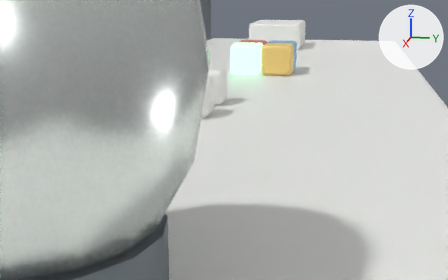
The glTF model asset_packs/mars_recreation_v1/models/games_shelf.glb as it was, and as the next commit left it.
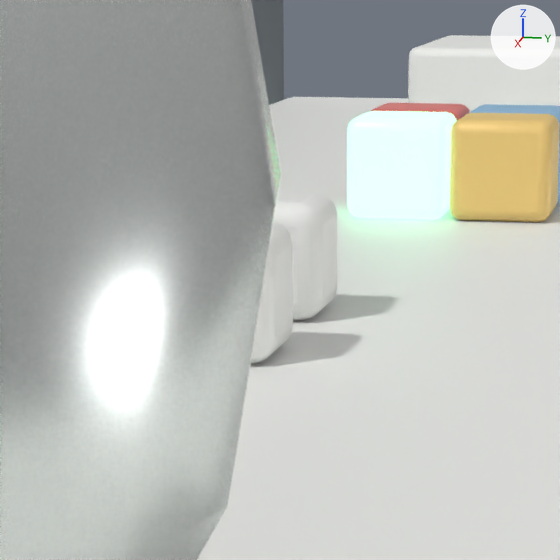
Old and new are each drawn from a 50 mm lens placed at (0.4369, 0.2164, 0.1156), pointed at (-0.0617, 0.1167, -0.0091) and again close up on the part from 28% to 66% of the width and 3% to 63% of the height. Lighting does not change. The marker at upper right points along +X, +Y and +Z. The last two pictures show the newer version.

Names of what the first close-up shows: 'back_plate_graphite', 'cards_white_painted', 'cube_0_button_red', 'cube_1_screen_green', 'cube_2_cool_blue', 'cube_3_amber', 'dice_white_painted', 'shelf_102_white_painted', 'trophy_cup_satin_steel'.
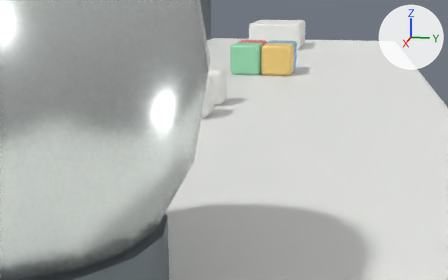
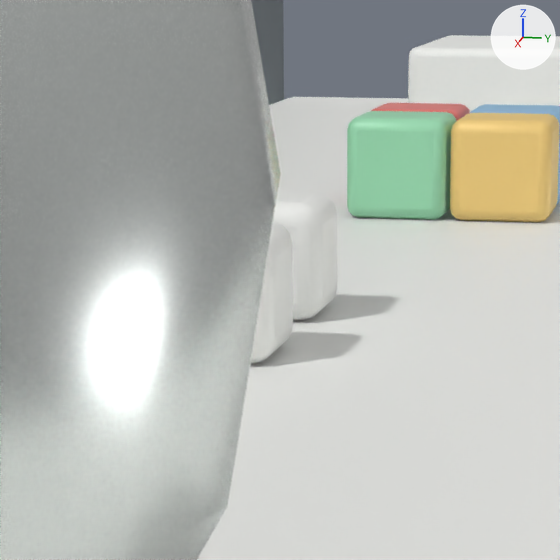
The edits, one by one:
Material 'bright_green' (mat_bright_green) is new.
Its base color is (0.35, 0.76, 0.48) (green #a0e2b8).
Its metallic is 0.03.
Its roughness is 0.43.
me_cube_1_screen_green has 96 vertices, 188 faces and spans x -0.094..-0.069, y 0.12..0.145, z 0.045..0.07.
me_cube_1_screen_green no longer uses material mat_screen_green (green #a0f9c4, glowing green #a3ffc8).
me_cube_1_screen_green gains material mat_bright_green (green #a0e2b8).

Boxes (x1, y1, x2, y2) around the edits, measured in the close-ups (560 x 560 px):
'cube_1_screen_green', recoloured (darker)
    both: (347, 111, 457, 220)
